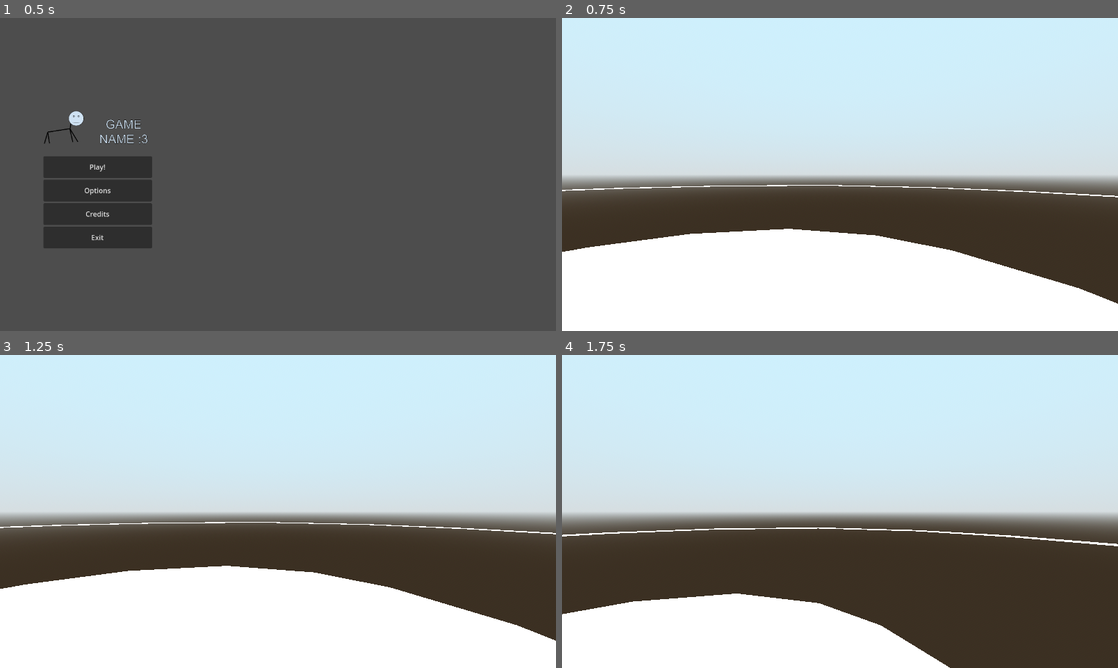
Above: before the commit, frames 1-4 (two rows, left to right).
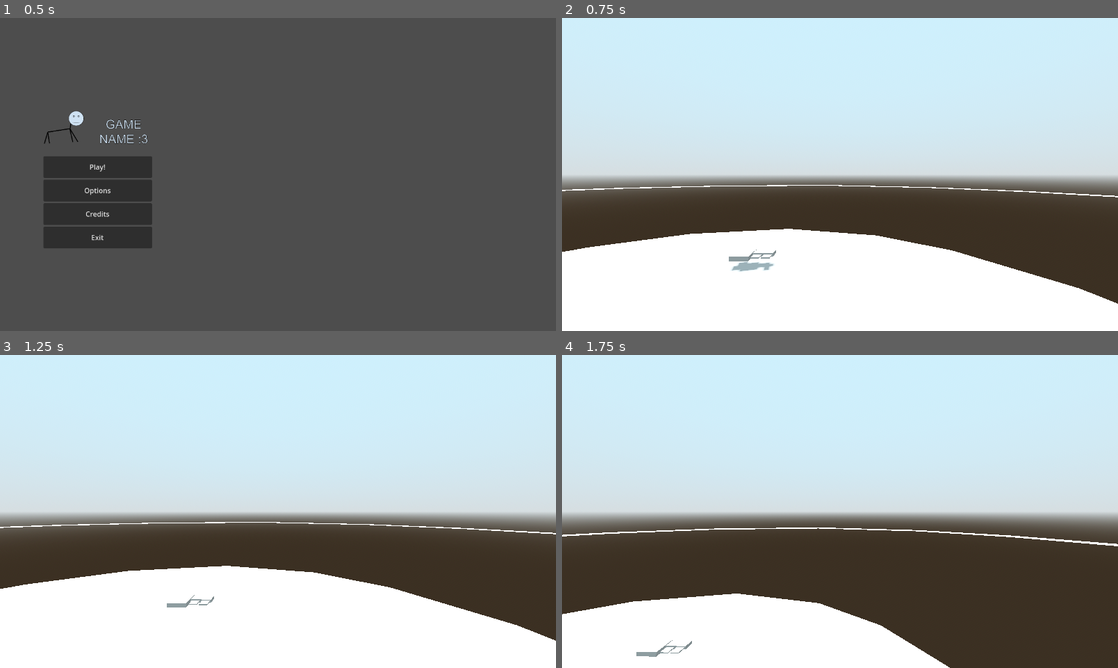
Above: after the commit, the same moments.

Repository: undeadjess/videogame
Game: Godot game, scene res://scenes/menus/menuMain.tscn
The game is run twice, just before and just after one commit, with the same random seed, the same clock (stepped at 60 frames per second) and the same inputs.
Inputs (mouse positions are in pixels of both pictures, inside the frame that each line leads up to):
- Up to frame 1 (0.5 s): no input
- Up to frame 2 (0.75 s): click "Play!" at 0.5 s
- Up to frame 3 (1.25 s): no input
- Up to frame 4 (1.75 s): tap Enter at 1.25 s; move the mouse to (962, 495) at 1.27 s; hold D (move_right) from 1.28 s (still down); hold Shift (sprint) from 1.28 s (still down); click (962, 495) at 1.42 s; tap Space (jump) at 1.52 s

Frame 1 is identical in both runs. In frame 2, 0.3% of the frame differs, in the area x 30-39%, y 74-82%; in frame 3, less than 0.1%; in frame 4, 0.1%.

Commit message:
Add key to map

Diff:
--- a/src/scenes/map-main.tscn
+++ b/src/scenes/map-main.tscn
@@ -1,9 +1,10 @@
-[gd_scene load_steps=10 format=3 uid="uid://boedctskopkmy"]
+[gd_scene load_steps=11 format=3 uid="uid://boedctskopkmy"]
 
 [ext_resource type="Script" path="res://scenes/world.gd" id="1_42om4"]
 [ext_resource type="ArrayMesh" uid="uid://b54hcwk48l32m" path="res://assets/mapParts/map.obj" id="1_rbnob"]
 [ext_resource type="PackedScene" uid="uid://djaimhhldoabj" path="res://assets/objects/characters/player.tscn" id="2_y4l2b"]
 [ext_resource type="PackedScene" uid="uid://by01dlbcyl3rw" path="res://assets/objects/characters/monster.tscn" id="3_5i17v"]
+[ext_resource type="PackedScene" uid="uid://c7jwfkkbiqkws" path="res://assets/objects/items/keys/key.tscn" id="4_8kkcu"]
 
 [sub_resource type="NavigationMesh" id="NavigationMesh_0k72k"]
 vertices = PackedVector3Array(29.2508, 0.124035, -0.869446, 30.1508, 0.124035, -1.06944, 30.1508, 0.124035, -1.96945, 2 …(9135 unchanged characters)…
@@ -57,6 +58,9 @@
 [node name="Player" parent="." instance=ExtResource("2_y4l2b")]
 transform = Transform3D(1, -3.48787e-16, 3.48787e-16, 3.48787e-16, 1, -3.48787e-16, -3.48787e-16, 3.48787e-16, 1, 1.63563, 1, 0.429117)
 
+[node name="Key" parent="." instance=ExtResource("4_8kkcu")]
+transform = Transform3D(1, 0, 0, 0, 1, 0, 0, 0, 1, 0, 0.357837, -3.1719)
+
 [node name="Monster" parent="." instance=ExtResource("3_5i17v")]
 transform = Transform3D(1, 0, 0, 0, 1, 0, 0, 0, 1, 16.9056, 0.99587, 24.4565)
 
